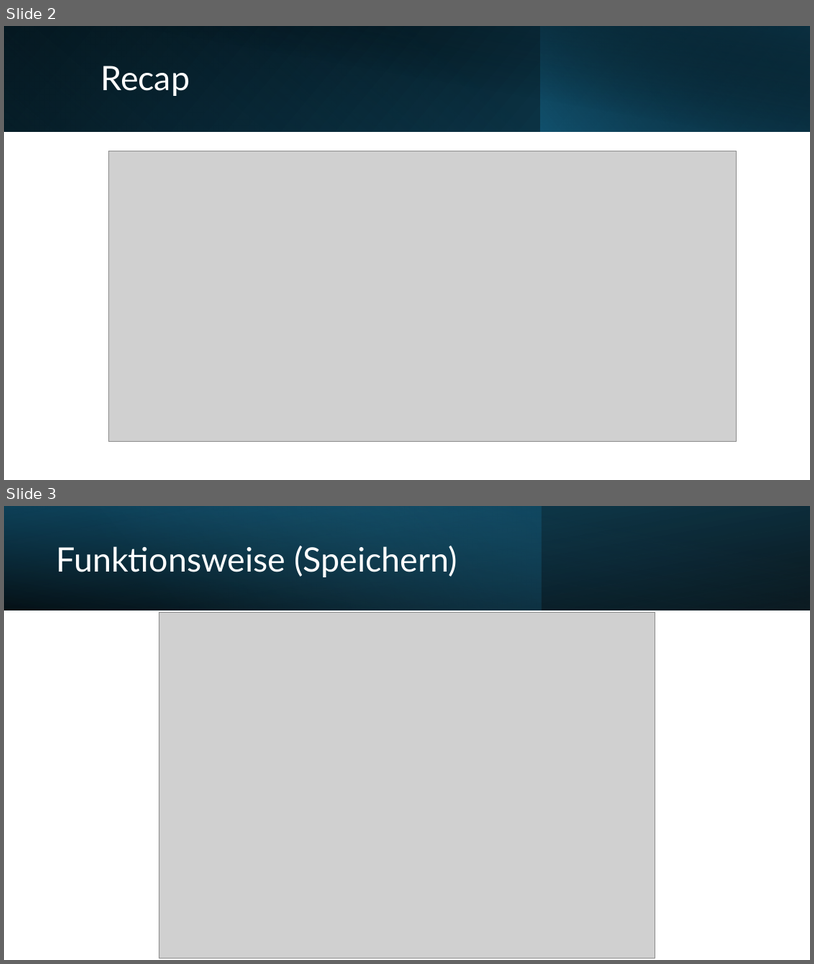
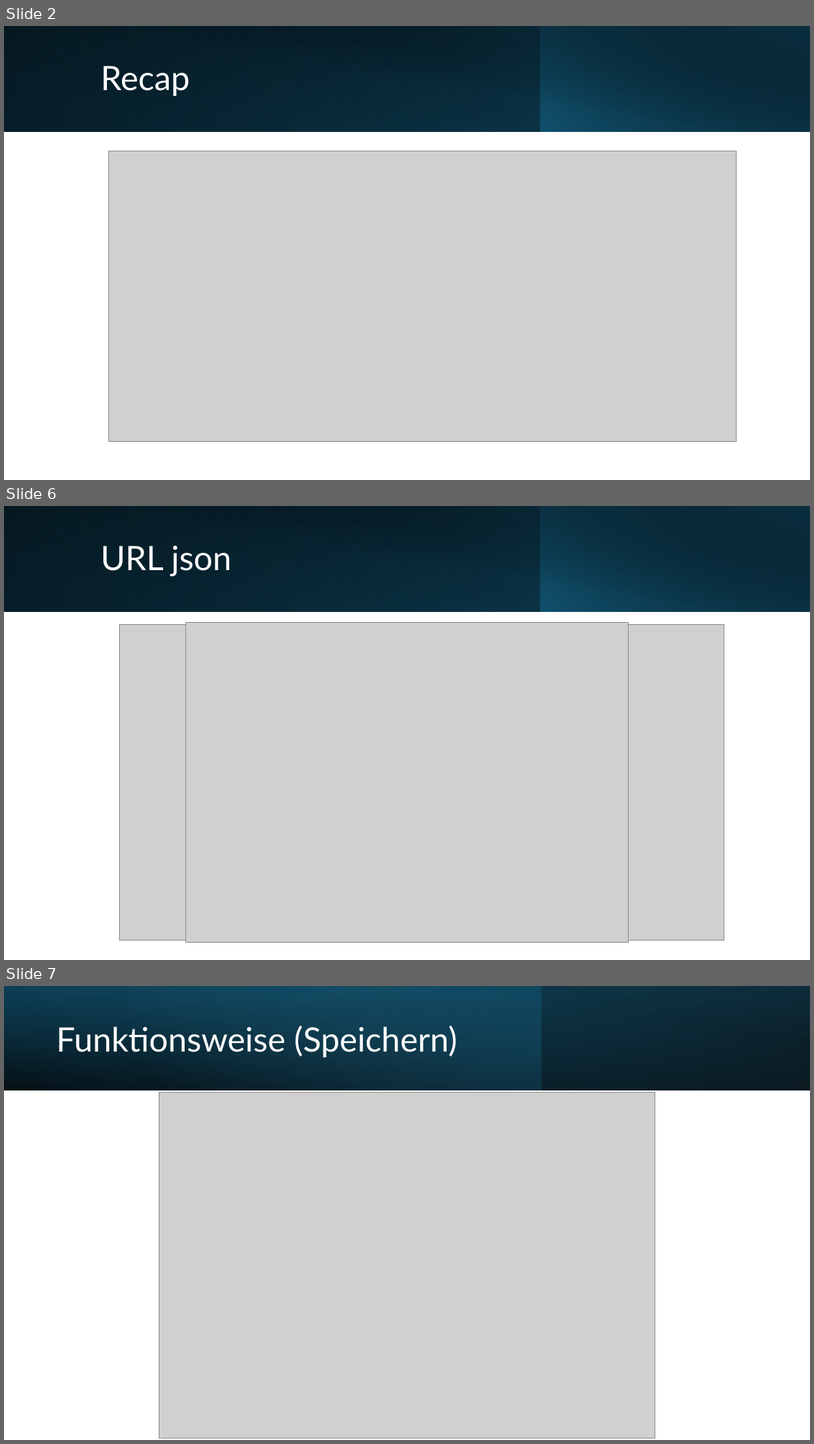
Before and after one commit to lroskn/praesi, a slide deck: Endergebnis.pptx. Shown one above the other, each under a label of ours: slides 2 and 3 before the commit, slides 2, 6 and 7 after it; the slides between them are not shown. The pictures are 814x964 and 814x1444 pixels, drawn with LibreOffice and Linux fonts; fonts in the diff are those of the drawing; grey boxes stand for pictures. Boxes give left, top, right and bottom in pixels: in the first picture for what was removed or moved away, otherwise in the second. Text is boxed around its words. In the diff, an @@ line names an element or a change of style, - is before the commit and + after.

```diff
--- a/Endergebnis.pptx
+++ b/Endergebnis.pptx
@@ slide 6 added at (4, 506, 810, 960), background #FFFFFF @@
@@ rectangle added at (4, 506, 810, 611), fill gradient #000000 to #104862 @@
@@ rectangle added at (4, 506, 541, 611), fill gradient #156082 to #0B3041 @@
@@ rectangle added at (34, 506, 810, 612), fill gradient #000000 to #0B3041 @@
@@ rectangle added at (540, 506, 810, 611), fill gradient #156082 to #000000 @@
@@ title added at (100, 546, 232, 577), 40 pt, text #FFFFFF @@
+URL json
@@ picture added at (119, 624, 725, 940) @@
@@ picture added at (186, 622, 628, 942) @@
@@ what was slide 3 is now slide 7 @@
```
Also in this commit, not shown: 1 slide changed, 3 other slides added, 5 slides removed, 2 other files.
